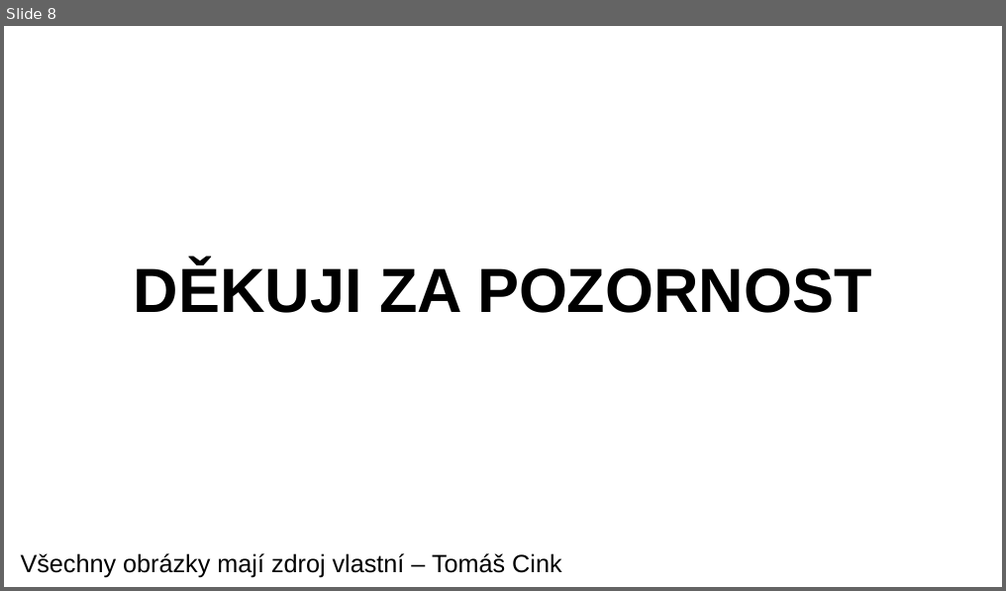
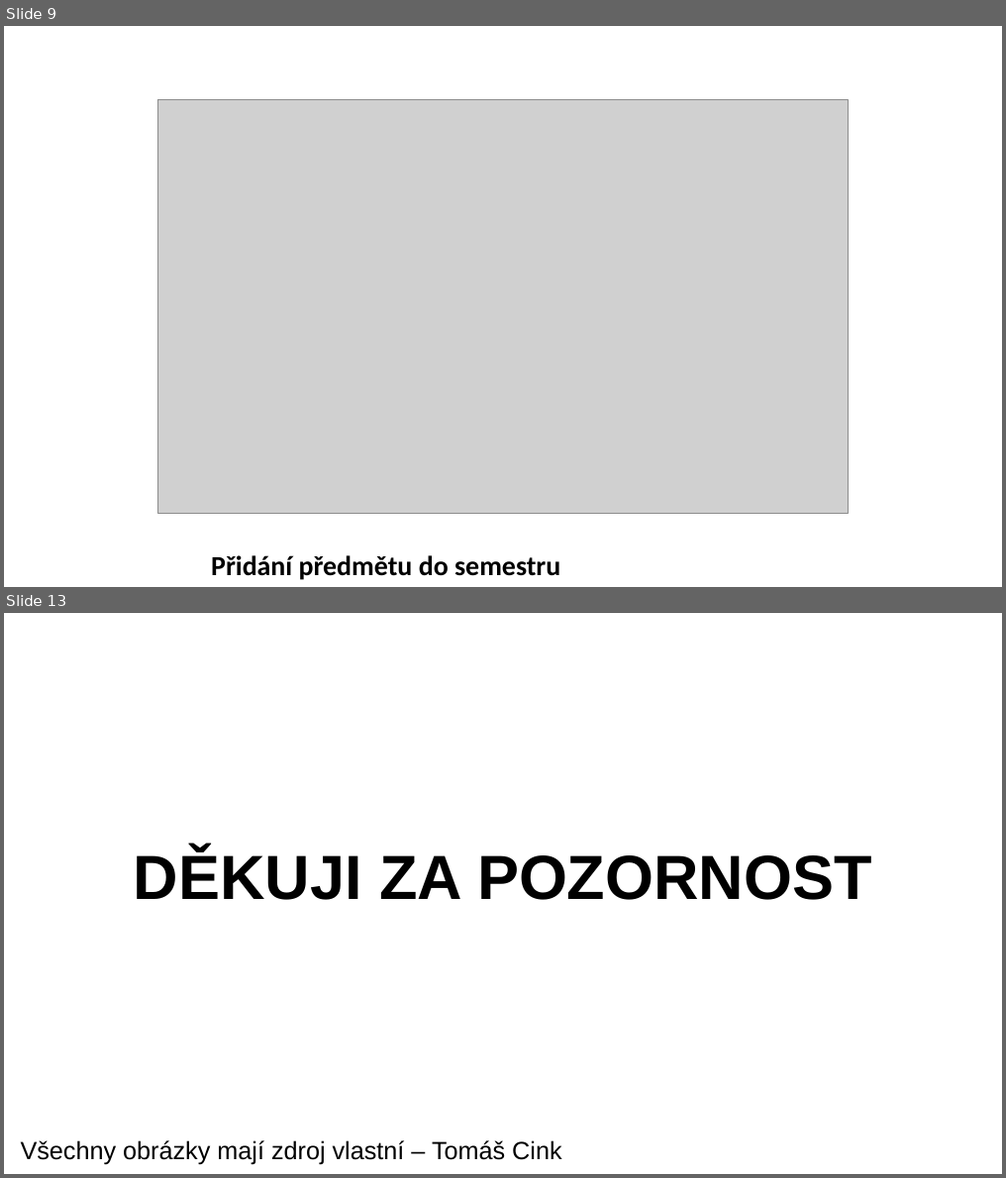
Before and after one commit to cink01/SPPSP, a slide deck: cink01_SPPSP.pptx. Shown one above the other, each under a label of ours: slide 8 before the commit, slides 9 and 13 after it; the slides between them are not shown. The pictures are 1006x591 and 1006x1178 pixels, drawn with LibreOffice and Linux fonts; fonts in the diff are those of the drawing; grey boxes stand for pictures. Boxes give left, top, right and bottom in pixels: in the first picture for what was removed or moved away, otherwise in the second. Text is boxed around its words. In the diff, an @@ line names an element or a change of style, - is before the commit and + after.

```diff
--- a/cink01_SPPSP.pptx
+++ b/cink01_SPPSP.pptx
@@ slide 9 added at (x1=4, y1=26, x2=1002, y2=587), background #FFFFFF @@
@@ picture added at (x1=157, y1=100, x2=848, y2=513) @@
@@ title added at (x1=211, y1=556, x2=560, y2=580), 26.7 pt, text #000000, bold @@
+Přidání předmětu do semestru
@@ what was slide 8 is now slide 13 @@
```
Also in this commit, not shown: 6 other slides added, 2 slides removed, 19 other files.
